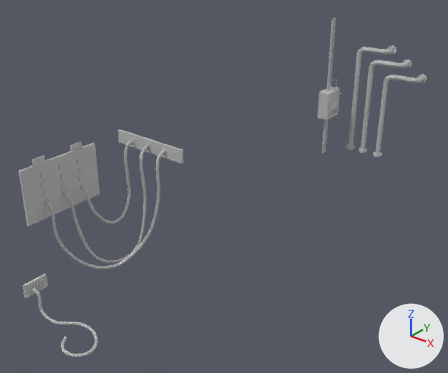
Before and after pictures for a commit that changed the FBX model Assets/_Project/3D Assets/Laboratorio/Mesh/Zona05/Model/Zona05_ControlElectrico.fbx.
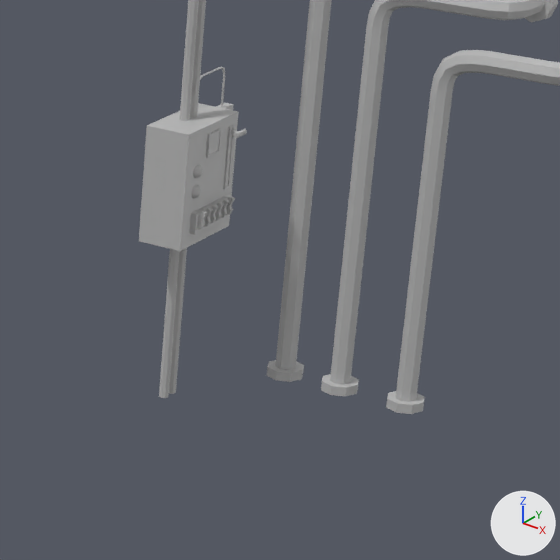
There are two pictures of each version: one whole from a 50 mm camera at (10.13, -14.73, 7.27) aimed at (-0.67, -1.22, -1.1), one close up on the part from 64% to 92% of the width and 17% to 51% of the height. Lighting does not change. The marker at lower right points along +X, +Y and +Z. Where no turn or scale is listed for an object, it has been applied to the vertices.

In view in the first close-up: 'ControlElectrico'.
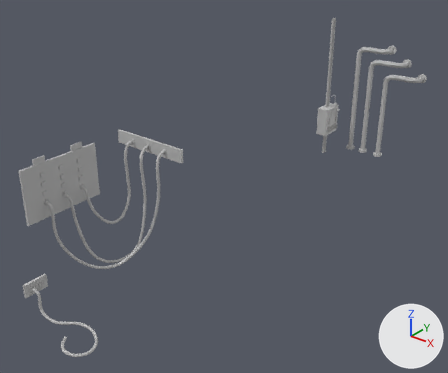
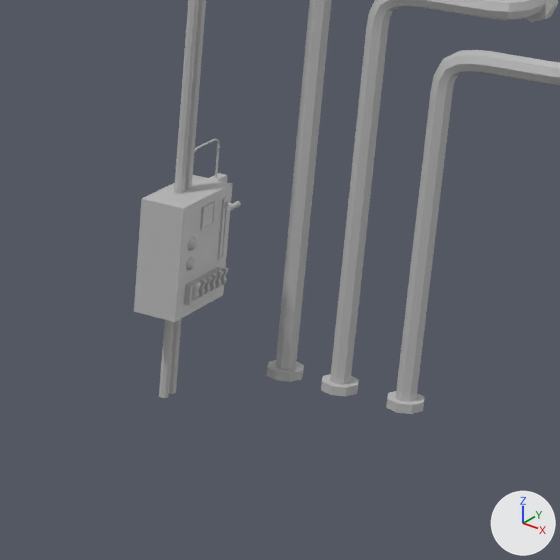
Commit message: Fix Altura Model Zona05

Location of each change, [x1, y1, x2, y2] in pixels of the close-ups (560 x 560 px; the box of a moved part takes in the faces that stretch with it):
'ControlElectrico', reshaped
    before: [139, 0, 560, 414]
    after: [134, 0, 560, 414]
part 1 of me_mesh, moved or reshaped
    before: [200, 67, 225, 107]
    after: [194, 138, 220, 178]
part 2 of me_mesh, moved or reshaped
    before: [216, 103, 234, 110]
    after: [209, 173, 228, 182]
part 3 of me_mesh, moved or reshaped
    before: [139, 103, 239, 251]
    after: [134, 175, 233, 322]
part 4 of me_mesh, moved or reshaped
    before: [206, 129, 222, 158]
    after: [200, 201, 216, 230]
part 5 of me_mesh, moved or reshaped
    before: [223, 125, 235, 189]
    after: [217, 197, 229, 260]
part 6 of me_mesh, moved or reshaped
    before: [233, 129, 247, 139]
    after: [227, 201, 241, 211]
part 7 of me_mesh, moved or reshaped
    before: [193, 164, 203, 178]
    after: [188, 237, 197, 251]
part 8 of me_mesh, moved or reshaped
    before: [192, 185, 201, 199]
    after: [186, 257, 195, 270]
part 9 of me_mesh, moved or reshaped
    before: [221, 199, 229, 218]
    after: [215, 270, 224, 288]
part 10 of me_mesh, moved or reshaped
    before: [215, 201, 224, 221]
    after: [209, 272, 218, 291]
part 11 of me_mesh, moved or reshaped
    before: [210, 204, 218, 224]
    after: [204, 276, 213, 294]
part 12 of me_mesh, moved or reshaped
    before: [204, 207, 213, 226]
    after: [198, 278, 207, 298]
part 13 of me_mesh, moved or reshaped
    before: [197, 210, 207, 230]
    after: [191, 282, 202, 301]
part 14 of me_mesh, moved or reshaped
    before: [226, 196, 235, 215]
    after: [220, 267, 229, 285]
part 15 of me_mesh, moved or reshaped
    before: [189, 196, 229, 235]
    after: [184, 267, 223, 306]

Edits to the bpy script that builds the scene:
```text
Change me_mesh:
    where me_mesh.from_pydata(...)  # 2220 vertices, 2075 faces; spans x -1.8..1.8, y -8.1..8.1, z -2.7..2.7
    used by ob_controlelectrico; location = (0.0, 0.0, 0.0)
    me_mesh part 1: the loose piece of 60 vertices spanning x -1.7, y 6.9..7.4, z -0.2..0.2 is moved by (0.0, 0.0, -0.7)
    me_mesh part 2: the loose piece of 8 vertices spanning x -1.7, y 7.3..7.6, z -0.6..-0.2 is moved by (0.0, 0.0, -0.7)
    me_mesh part 3: the loose piece of 8 vertices spanning x -1.8..-1.3, y 6.2..7.0, z -1.1..-0.1 is moved by (0.0, 0.0, -0.7)
    me_mesh part 4: the loose piece of 16 vertices spanning x -1.3, y 6.5..6.7, z -0.4..-0.1 is moved by (0.0, 0.0, -0.7)
    me_mesh part 5: the loose piece of 16 vertices spanning x -1.3, y 6.9, z -0.8..-0.2 is moved by (0.0, 0.0, -0.7)
    me_mesh part 6: the loose piece of 18 vertices spanning x -1.3..-1.2, y 6.8..7.0, z -0.2 is moved by (0.0, 0.0, -0.7)
    me_mesh part 7: the loose piece of 57 vertices spanning x -1.3, y 6.3..6.4, z -0.5..-0.4 is moved by (0.0, 0.0, -0.7)
    me_mesh part 8: the loose piece of 57 vertices spanning x -1.3, y 6.3..6.4, z -0.7..-0.6 is moved by (0.0, 0.0, -0.7)
    me_mesh part 9: the loose piece of 22 vertices spanning x -1.3..-1.2, y 6.7..6.8, z -1.0..-0.8 is moved by (0.0, 0.0, -0.7)
    me_mesh part 10: the loose piece of 22 vertices spanning x -1.3..-1.2, y 6.6..6.7, z -1.0..-0.8 is moved by (0.0, 0.0, -0.7)
    me_mesh part 11: the loose piece of 22 vertices spanning x -1.3..-1.2, y 6.5..6.6, z -1.0..-0.8 is moved by (0.0, 0.0, -0.7)
    me_mesh part 12: the loose piece of 22 vertices spanning x -1.3..-1.2, y 6.4..6.5, z -1.0..-0.8 is moved by (0.0, 0.0, -0.7)
    me_mesh part 13: the loose piece of 22 vertices spanning x -1.3..-1.2, y 6.3..6.4, z -1.0..-0.8 is moved by (0.0, 0.0, -0.7)
    me_mesh part 14: the loose piece of 22 vertices spanning x -1.3..-1.2, y 6.8..6.9, z -1.0..-0.8 is moved by (0.0, 0.0, -0.7)
    me_mesh part 15: the loose piece of 8 vertices spanning x -1.3, y 6.3..6.9, z -1.0..-0.8 is moved by (0.0, 0.0, -0.7)
```
